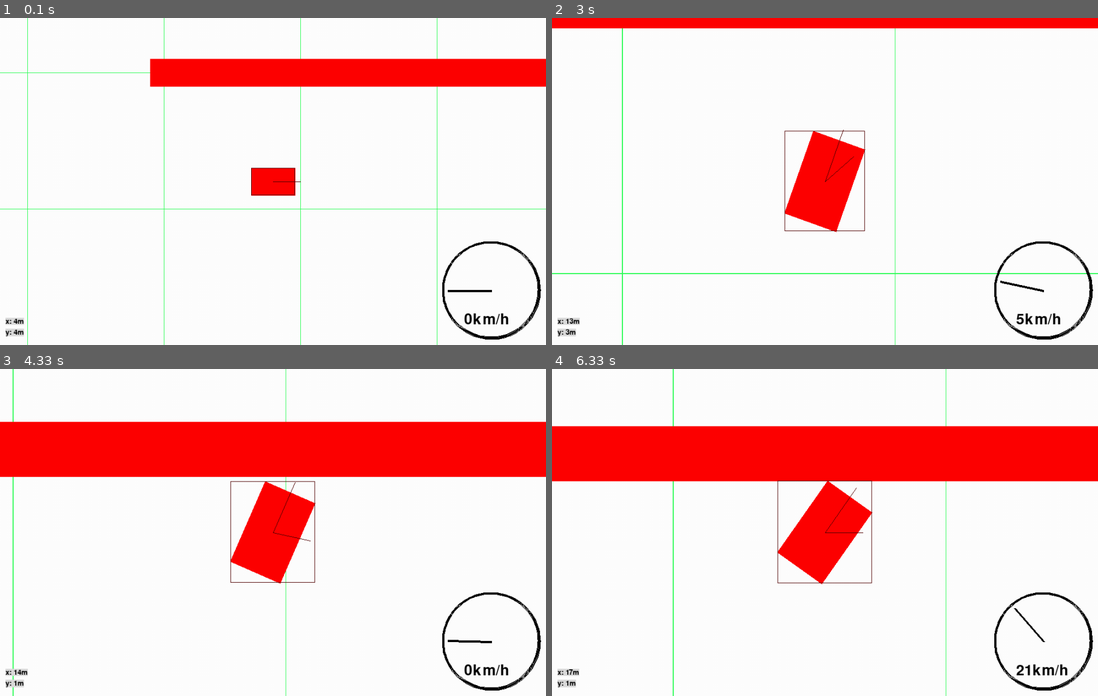
Above: before the commit, frames 1-4 (two rows, left to right).
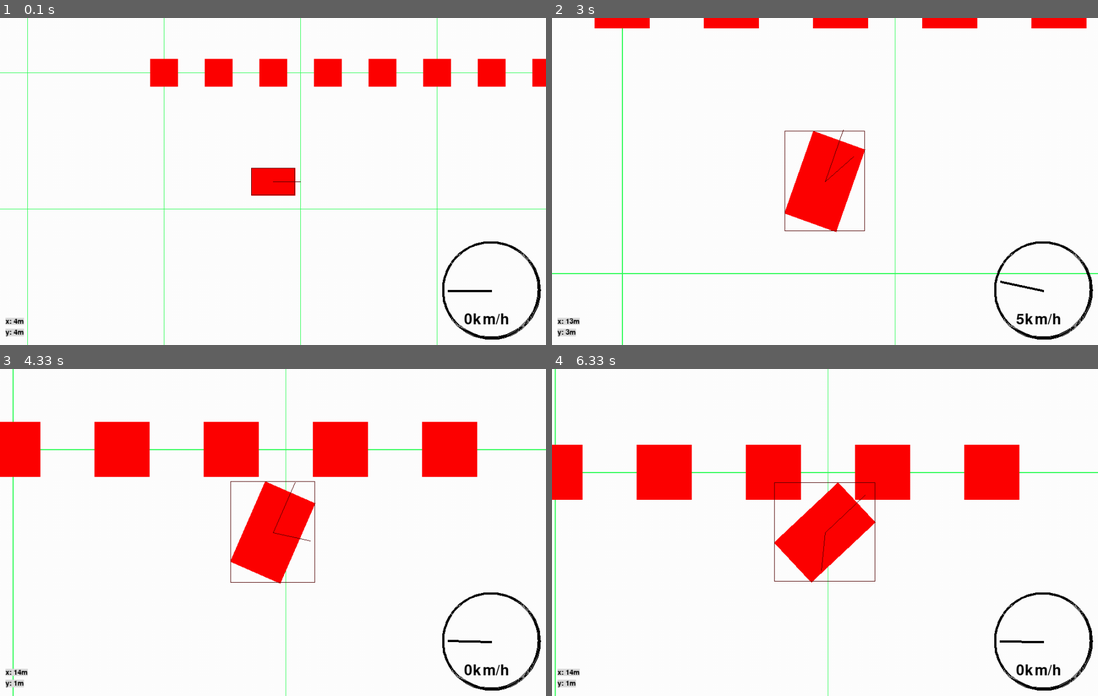
Above: after the commit, the same moments.

Repository: Xseis/Another-Pygame-Project
Game: pygame game, started from main.py
Same seed, same stepped clock (60 frames per second), same inputs: the game is played once before the commit and once after it.
Inputs:
- Up to frame 1 (0.1 s): no input
- Up to frame 2 (3 s): tap Z at 0.33 s; hold W 1.17-1.63 s; hold W 1.67-2.13 s; hold A 2.17-2.7 s; hold A from 2.73 s (still down)
- Up to frame 3 (4.33 s): release A at 3.13 s; hold W 3.17-3.53 s; hold D 3.57-4.2 s; hold A from 4.23 s (still down)
- Up to frame 4 (6.33 s): release A at 4.7 s; hold W 5.23-5.53 s; hold D 5.57-6.03 s; tap Space at 5.63, 5.93, 6.13 s; hold A from 6.07 s (still down)

The runs differ from the first frame. In frame 1, 3.0% of the frame differs, in the area x 32-98%, y 12-22%; in frame 2, 1.7%; in frame 3, 9.0%; in frame 4, 17%, in the area x 0-100%, y 0-100%.

Commit message:
Added fps counter

Diff:
--- a/main.py
+++ b/main.py
@@ -326,8 +326,8 @@
         self.camera.target = self.cat
 
         self.objects:list[ObjectClass] = [self.cat, self.wall] # PURELY DRAWING/VISUAL
-        for i in range(100):
-            wall= PhysicsObjectClass(i*100, 0, 0, 0, 0, grid=self.grid, width=100, length=100)
+        for i in range(10):
+            wall= PhysicsObjectClass(i*200, 0, 0, 0, 0, grid=self.grid, width=100, length=100)
             self.objects.append(wall)
 
         self.WIDTH, self.HEIGHT = 1000, 600
@@ -396,7 +396,8 @@
 
 
             pygame.display.flip()
-            dt = self.clock.tick(60) / 1000
+            dt = self.clock.tick() / 1000
+            pygame.display.set_caption(f"FPS: {int(self.clock.get_fps())}")
         pygame.quit()
 
 GameClass().Run()
